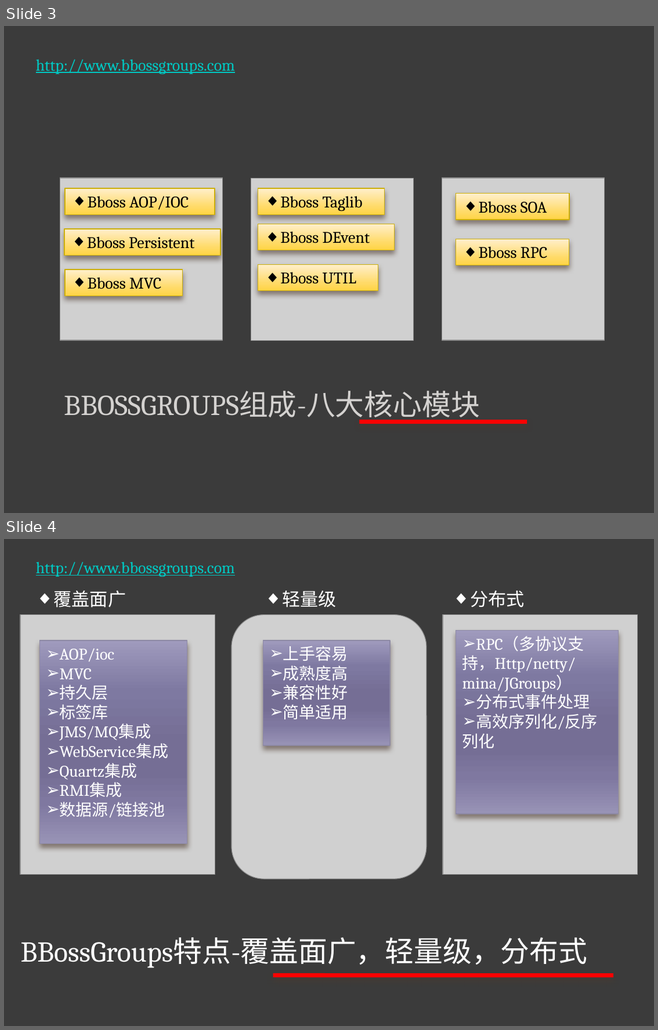
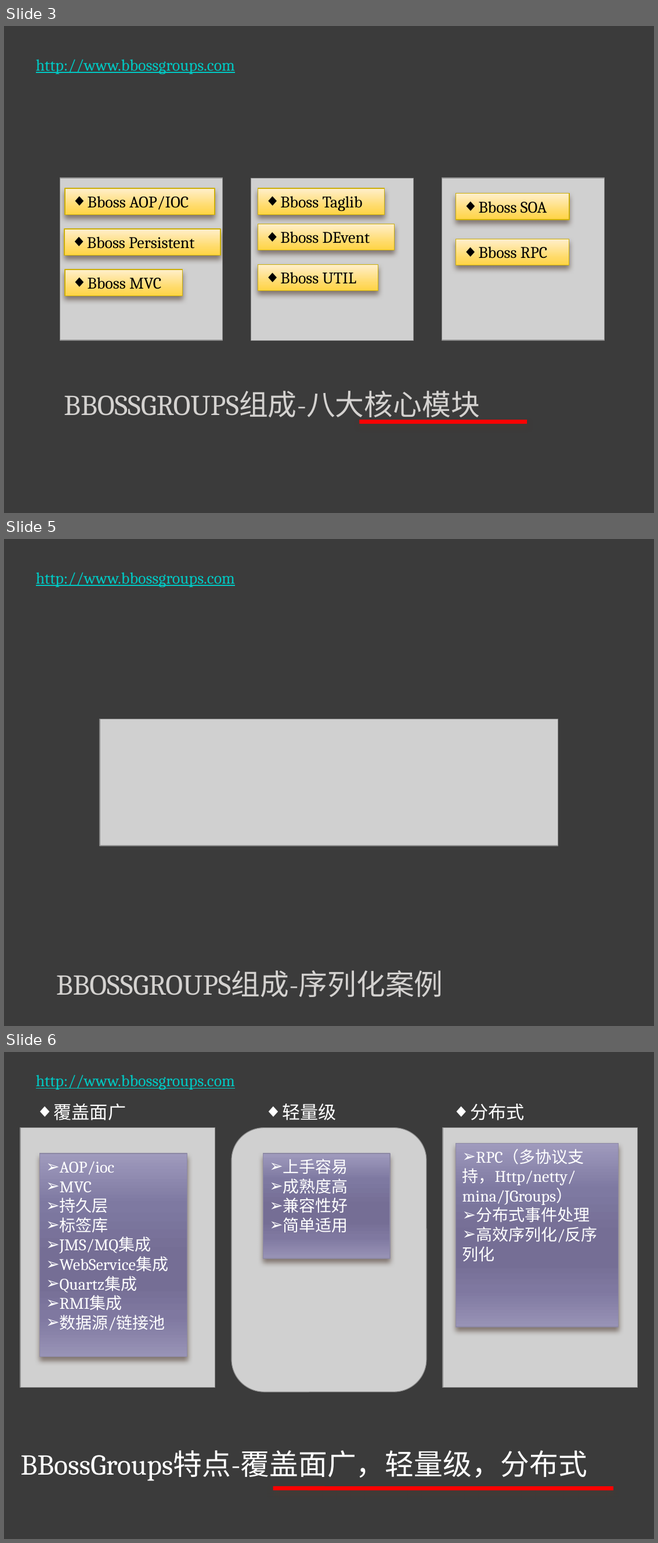
Before and after one commit to bbossgroups/bboss, a slide deck: 文档/Bbossgroups演示文档.pptx. Shown one above the other, each under a label of ours: slides 3 and 4 before the commit, slides 3, 5 and 6 after it; the slides between them are not shown. The pictures are 658x1030 and 658x1543 pixels, drawn with LibreOffice and Linux fonts; fonts in the diff are those of the drawing; grey boxes stand for pictures. Boxes give left, top, right and bottom in pixels: in the first picture for what was removed or moved away, otherwise in the second. Text is boxed around its words. In the diff, an @@ line names an element or a change of style, - is before the commit and + after.

```diff
--- a/文档/Bbossgroups演示文档.pptx
+++ b/文档/Bbossgroups演示文档.pptx
@@ slide 5 added at [4, 539, 654, 1026], background #3B3B3B @@
@@ text added at [36, 572, 235, 587], 18 pt, text #00C8C3, underline @@
+http://www.bbossgroups.com
@@ picture added at [100, 719, 557, 846] @@
@@ title added at [56, 971, 443, 997], 32 pt, text #D4D2D0 @@
+BBOSSGROUPS组成-序列化案例
@@ what was slide 4 is now slide 6 @@
```
Also in this commit, not shown: 1 slide changed, 1 other slide added, 22 other files.
